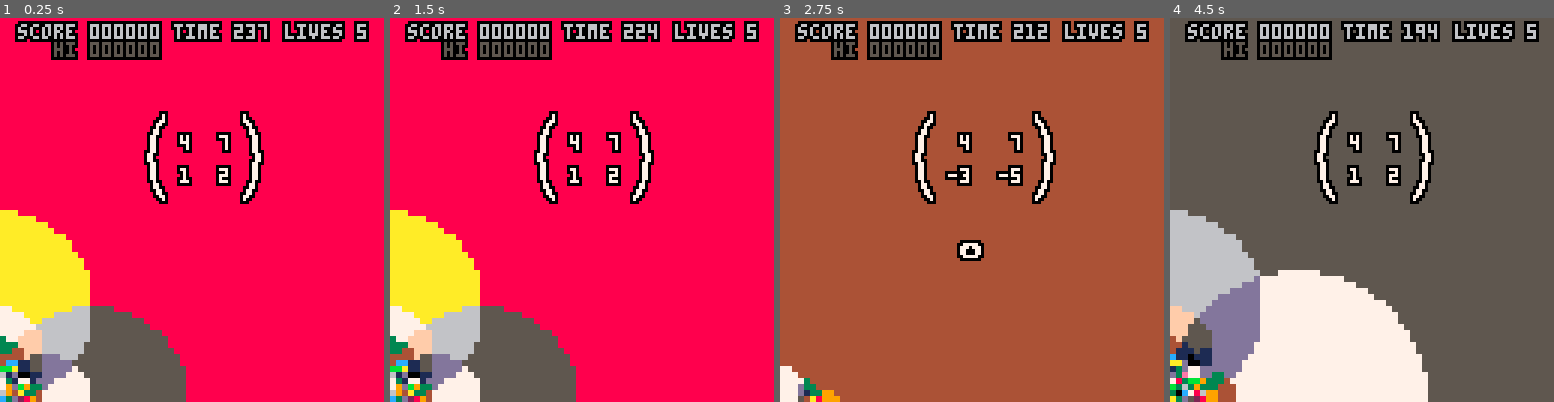
Above: before the commit, frames 1-4 (left to right).
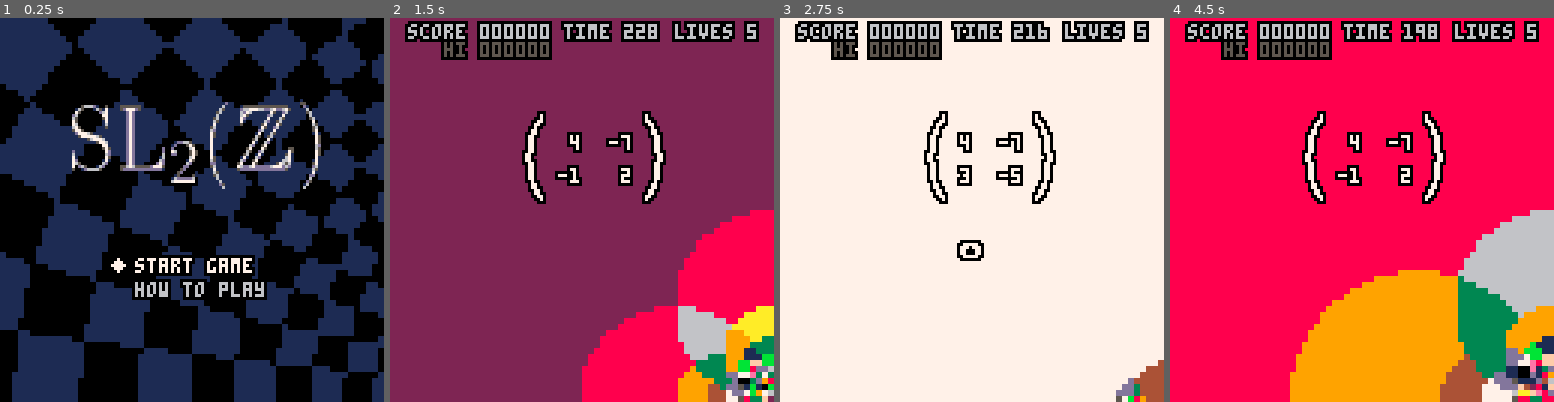
Above: after the commit, the same moments.

Repository: m4thpro/sl2z
Game: PICO-8 cartridge sl2z.p8
The game is run twice, just before and just after one commit, with the same random seed, the same clock (stepped at 60 frames per second) and the same inputs.
Inputs:
- Up to frame 1 (0.25 s): no input
- Up to frame 2 (1.5 s): tap X (X key) at 0.33, 1.07 s; tap O (Z key) at 0.7 s
- Up to frame 3 (2.75 s): hold Right 1.6-2.1 s; tap O (Z key) at 1.7, 2.1, 2.5 s; tap X (X key) at 1.85 s; hold Up 2.15-2.42 s; hold Right from 2.47 s (still down)
- Up to frame 4 (4.5 s): tap O (Z key) every 0.4 s from 2.9 to 4.1 s; tap X (X key) at 2.97, 4.08 s; release Right at 3.03 s; hold Left 3.08-3.58 s; hold Down 3.63-3.97 s; hold Right from 4.02 s (still down)

The runs differ from the first frame. In frame 1, 98% of the frame differs, in the area x 0-100%, y 0-100%; in frame 2, 83%; in frame 3, 91%; in frame 4, 94%.

Commit message:
title screen and howto

Diff:
--- a/sl2z.p8
+++ b/sl2z.p8
@@ -4,14 +4,15 @@
 -- sl2z by kisonecat
 cartdata("kisonecat_sl2z_1")
 
-state = "playing"
+state = "title"
 low_time = 10
+remaining_time = time()
 
 generators = {
+   {{1, 0},{-1,1}},
    {{1, 0},{ 1,1}},
-   {{1, 0},{-1,1}},
-   {{1,-1},{ 0,1}},
-   {{1, 1},{ 0,1}}
+   {{1, 1},{ 0,1}},
+   {{1,-1},{ 0,1}}
 }
 
 function matmul( m1, m2 )
@@ -54,6 +55,13 @@
 end
 
 function start_playing()
+   -- randomize color assignments
+   for i = 0, 7 do
+      for j = 0, 7 do
+	 poke(0x4300 + 8*j + i, 17*flr(rnd(16)))
+      end
+   end
+
    state = "playing"
    start_round()
    score = 0
@@ -198,27 +206,7 @@
    printo(message, 64 - #message * 2, 100, 8 + ((time() % 0.5 > 0.25) and 0 or 1) )
 end
 
-function _draw_playing()
-   local speed = 1.0
-
-   -- faster if we are about to win
-   if (abs(drawn[1][1]) == 1 and drawn[2][1] == 0 and
-       drawn[1][2] == 0 and abs(drawn[2][2] == 1)) then
-      speed = 0.25
-   end
-
-   local t = (time() - timer) / speed
-   local s = 1 - t
-
-   if (t > 1) then
-      matrix = drawn
-   end
-
-   local m00 = s*matrix[1][1] + t*drawn[1][1]
-   local m01 = s*matrix[1][2] + t*drawn[1][2]
-   local m10 = s*matrix[2][1] + t*drawn[2][1]
-   local m11 = s*matrix[2][2] + t*drawn[2][2]
-
+function draw_plane(m00, m01, m10, m11)
    local vmem = 0x6000
 
    local dx, nx
@@ -266,23 +254,49 @@
       end
       vmem = vmem + 64
    end
-
-   --print( stat(1),50,50 )
-
+end
+
+function draw_matrix(m11, m12, m21, m22, center_y)
    pal(15,0)
-   local left = max(#tostr(drawn[1][1]),#tostr(drawn[1][2]))
-   local right = max(#tostr(drawn[2][1]),#tostr(drawn[2][2]))
-
-   local center_y = 45
+   local left = max(#tostr(m11),#tostr(m12))
+   local right = max(#tostr(m21),#tostr(m22))
+
    spr(64, 64 - left*4 - 12, 1 + center_y - 16, 1, 4)
    spr(64, 64 + right*4 + 12, 1 + center_y - 16, 1, 4, true)
    pal(15,15)
 
-   printo(drawn[1][1],64 - #tostr(drawn[1][1])*4,center_y - 6,7)
-   printo(drawn[2][1],64 + 9 + right * 4 - #tostr(drawn[2][1])*4,center_y - 6,7)
-   printo(drawn[1][2],64 - #tostr(drawn[1][2])*4,center_y + 5,7)
-   printo(drawn[2][2],64 + 9 + right * 4 - #tostr(drawn[2][2])*4,center_y + 5,7)
-
+   printo(m11,64 - #tostr(m11)*4,center_y - 6,7)
+   printo(m21,64 + 9 + right * 4 - #tostr(m21)*4,center_y - 6,7)
+   printo(m12,64 - #tostr(m12)*4,center_y + 5,7)
+   printo(m22,64 + 9 + right * 4 - #tostr(m22)*4,center_y + 5,7)
+
+end
+
+function _draw_playing()
+   local speed = 1.0
+
+   -- faster if we are about to win
+   if (abs(drawn[1][1]) == 1 and drawn[2][1] == 0 and
+       drawn[1][2] == 0 and abs(drawn[2][2] == 1)) then
+      speed = 0.25
+   end
+
+   local t = (time() - timer) / speed
+   local s = 1 - t
+
+   if (t > 1) then
+      matrix = drawn
+   end
+
+   local m00 = s*matrix[1][1] + t*drawn[1][1]
+   local m01 = s*matrix[1][2] + t*drawn[1][2]
+   local m10 = s*matrix[2][1] + t*drawn[2][1]
+   local m11 = s*matrix[2][2] + t*drawn[2][2]
+
+   draw_plane(m00, m01, m10, m11)
+
+   local center_y = 45
+   draw_matrix( drawn[1][1], drawn[1][2], drawn[2][1], drawn[2][2], center_y )
    printo(word,64 - 4*#word,center_y + 30, 7)
 
    printo("score " .. padded(6,bignum(score)), 6, 2, 6)
@@ -295,11 +309,93 @@
    printo(" lives " .. tostr(lives),91,2, 6)
 end
 
+function how_to_play()
+   state = "howto"
+end
+
+title_menu = 0
+menu = {
+   start_playing,
+   how_to_play
+}
+
+function _update_title()
+   if btnp(2) or btnp(3) then
+      title_menu = 1 - title_menu
+   end
+
+   if btnp(4) or btnp(5) then
+      menu[title_menu + 1]()
+   end
+end
+
+function _update_howto()
+   if btnp(4) or btnp(5) then
+      state = "title"
+   end
+end
+
+function _draw_title()
+   local s = time() % 16 / 16
+
+   for i = 0, 7 do
+      for j = 0, 7 do
+	 local c = (i + j) % 2
+	 poke(0x4300 + 8*j + i, 17*c)
+      end
+   end
+
+   draw_plane(1, sin(s), 0, 1)
+
+   spr(0, 64 - 12*4 + 2, 25, 12, 4 )
+
+   local blinking = (sin(time() * 2) > 0) and 7 or 9
+   printo("start game", 45, 80, (title_menu == 0) and blinking or 6 )
+   printo("how to play", 45, 88, (title_menu == 1) and blinking or 6 )
+
+   printo("\143", 45 - 9, 80 + 8*title_menu, blinking )
+end
+
+function _draw_howto()
+   local s = time() % 16 / 16
+
+   for i = 0, 7 do
+      for j = 0, 7 do
+	 local c = (i + j) % 2
+	 poke(0x4300 + 8*j + i, 17*c)
+      end
+   end
+
+   draw_plane(1, sin(s), 0, 1)
+
+   instructions = {
+      --"012345678901234567890123456789"
+      "\148 and \131 affect the second row",
+      "\148 adds the first row",
+      "\131 subtracts the first row",
+      "",
+      "\139 and \145 affect the first row",
+      "\139 subtracts the second row",
+      "\145 adds the second row",
+      "",
+      "the goal is to get to",
+   }
+
+   for i = 1, #instructions do
+      printo(instructions[i], 2, 8*i, 7 )
+   end
+
+   draw_matrix( 1, 0, 0, 1, 96 )
+end
 
 updaters = { playing = _update_playing,
+	     title = _update_title,
+	     howto = _update_howto,
 	     dead = _update_dead }
 drawers = { playing = _draw_playing,
-	     dead = _draw_dead }
+	    title = _draw_title,
+	    howto = _draw_howto,
+	    dead = _draw_dead }
 
 function _update()
    updaters[state]()
@@ -310,14 +406,6 @@
 end
 
 function _init()
-   -- randomize color assignments
-   for i = 0, 7 do
-      for j = 0, 7 do
-	 poke(0x4300 + 8*j + i, 17*flr(rnd(16)))
-      end
-   end
-
-   start_playing()
 end
 
 __gfx__
